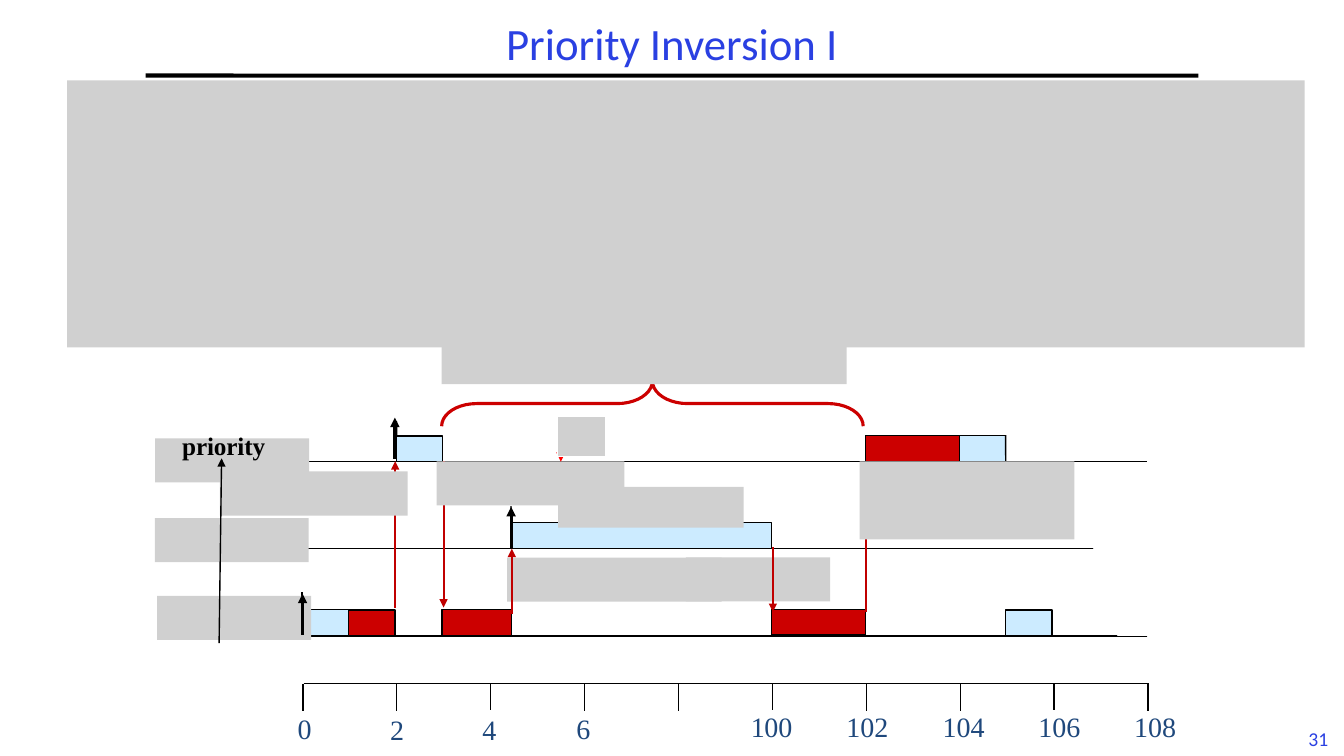
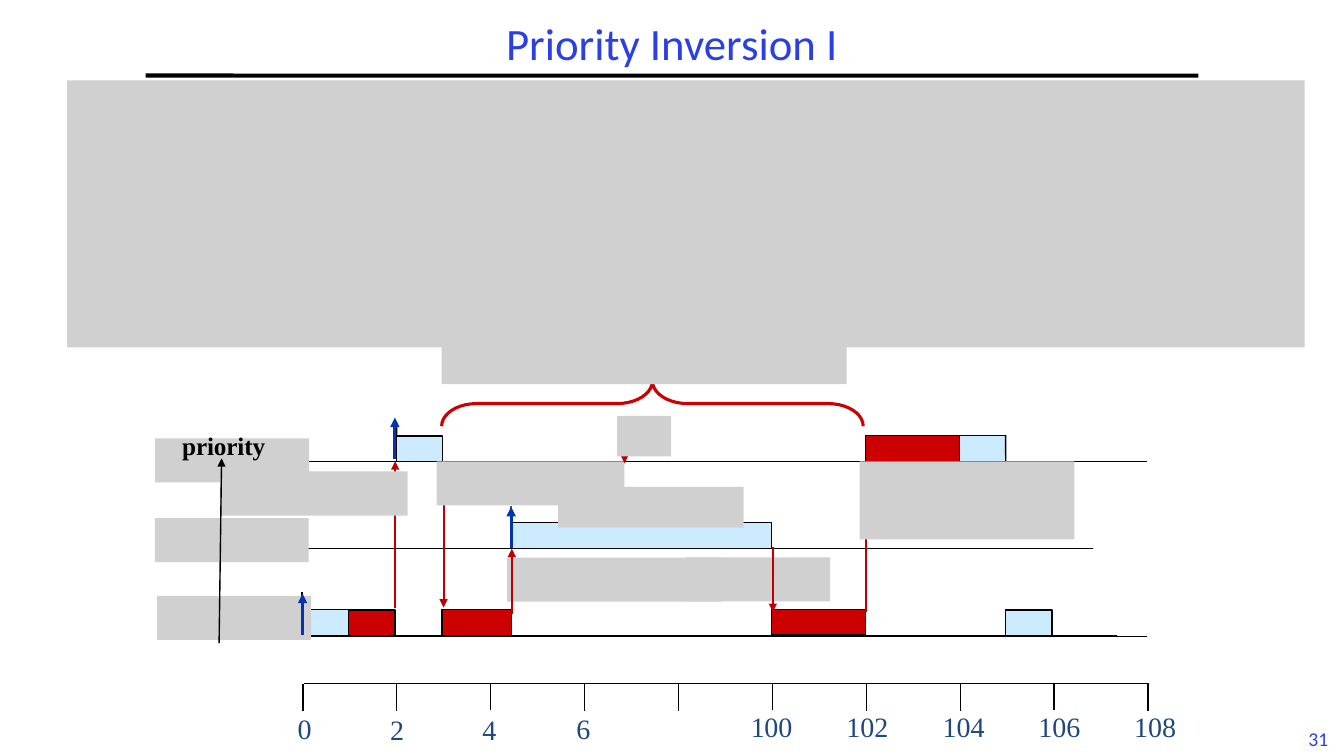
Before and after one commit to guhofstra/CSC256Fa25, a slide deck: slide 31 of PPTs/L6-RTScheduling II.pptx. Drawn at 1344x756 pixels with LibreOffice and Linux fonts; fonts in the diff are those of the drawing; grey boxes stand for pictures. Boxes give left, top, right and bottom in pixels: in the first picture for what was removed or moved away, otherwise in the second. Text is boxed around its words. In the diff, an @@ line names an element or a change of style, - is before the commit and + after.

```diff
--- a/PPTs/L6-RTScheduling II.pptx
+++ b/PPTs/L6-RTScheduling II.pptx
@@ arrow (395, 417) - (395, 459): stroke #000000 2.25 pt to #0234AD 2.25 pt @@
@@ picture removed at <box>558,416,606,457</box> @@
@@ picture added at <box>617,416,671,457</box> @@
@@ arrow moved from (561, 420) - (561, 462) to (625, 422) - (625, 464) @@
@@ arrow (625, 422) - (625, 464): stroke #FF0000 2.25 pt to #C00000 2.25 pt @@
@@ arrow (511, 507) - (511, 548): stroke #000000 2.25 pt to #0234AD 2.25 pt @@
@@ arrow (302, 594) - (302, 635): stroke #000000 2.25 pt to #0234AD 2.25 pt @@
```
Also in this commit, not shown: 6 other slides changed, 4 other files.
